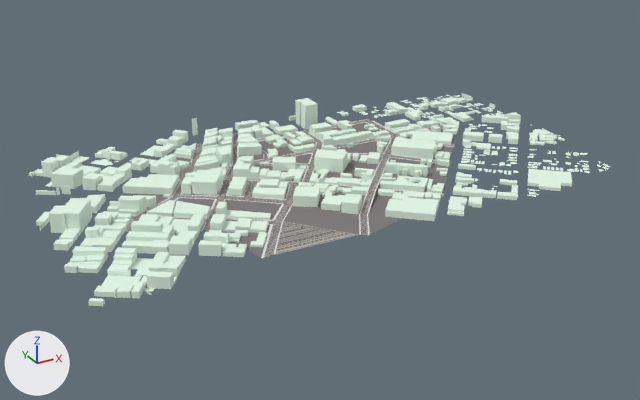
Renders of the Blender file Assets/Jack_s/Streets/streets.blend from each side of a commit.
Rendered twice from a 50 mm camera at (-216.0, -390.0, 178.0) aimed at (-5.0, -6.0, -14.0). Every picture has the same lights, and +X, +Y and +Z are marked at lower left.

The first picture shows 'Plane', 'ShapeIndexedFaceSet'.
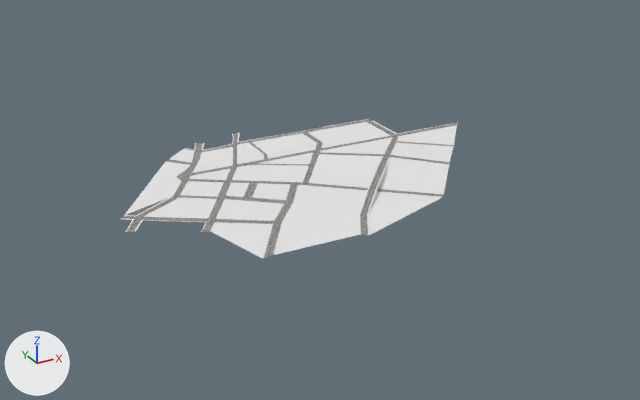
Patch to the scene script:
```diff
--- a/Assets/Jack_s/Streets/streets.blend.py
+++ b/Assets/Jack_s/Streets/streets.blend.py
@@ me_plane @@
 me_plane.from_pydata(...)  # 1276 vertices, 2414 faces; spans x -3.88..3.79, y -2.68..2.63, z 0.0..0.1
 # used by ob_plane; location = (0.1, 0.0, 0.0); scale = (30.0, 30.0, 30.0)
+# me_plane part 1: 277 of the faces centred in x -3.61..2.93, y -2.28..2.13, z 0.0..0.09 switch from mat_street (picture img_temp_floor_jpg) to mat_side_walk (white #e7e7e7)
@@ ob_shapeindexedfaceset @@
 ob_shapeindexedfaceset.scale = (0.0803, 0.0803, 0.0803)
+ob_shapeindexedfaceset.hide_set(True)  # its collection is switched off
```

Boxes [x1, y1, x2, y2] around the edits, measured in the pictures (640 x 400 px):
'ShapeIndexedFaceSet', hidden: before [29, 93, 611, 306]
part 1 of me_plane, recoloured (grey to white): before [140, 123, 455, 258]; after [125, 123, 457, 258]
